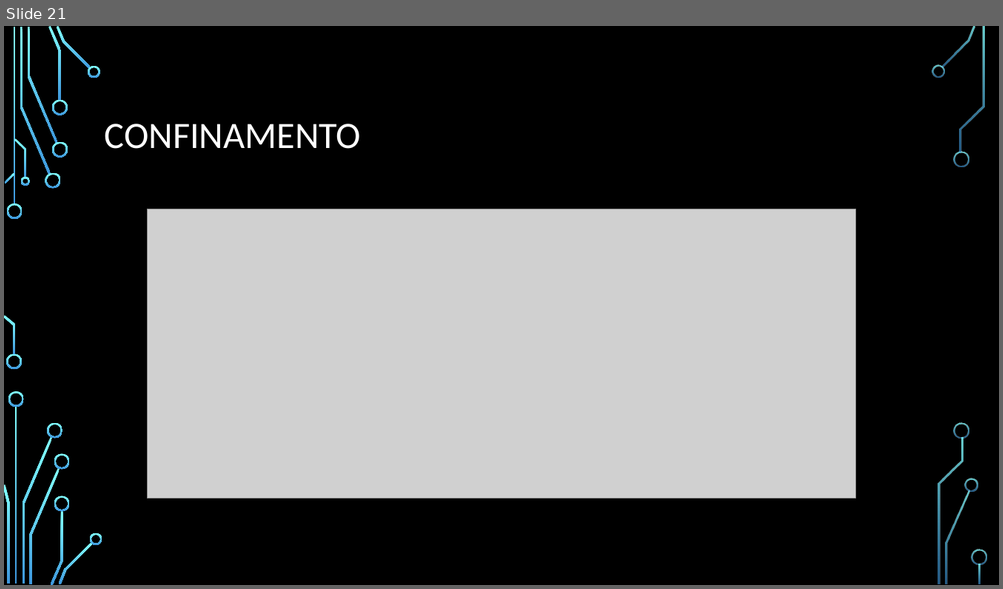
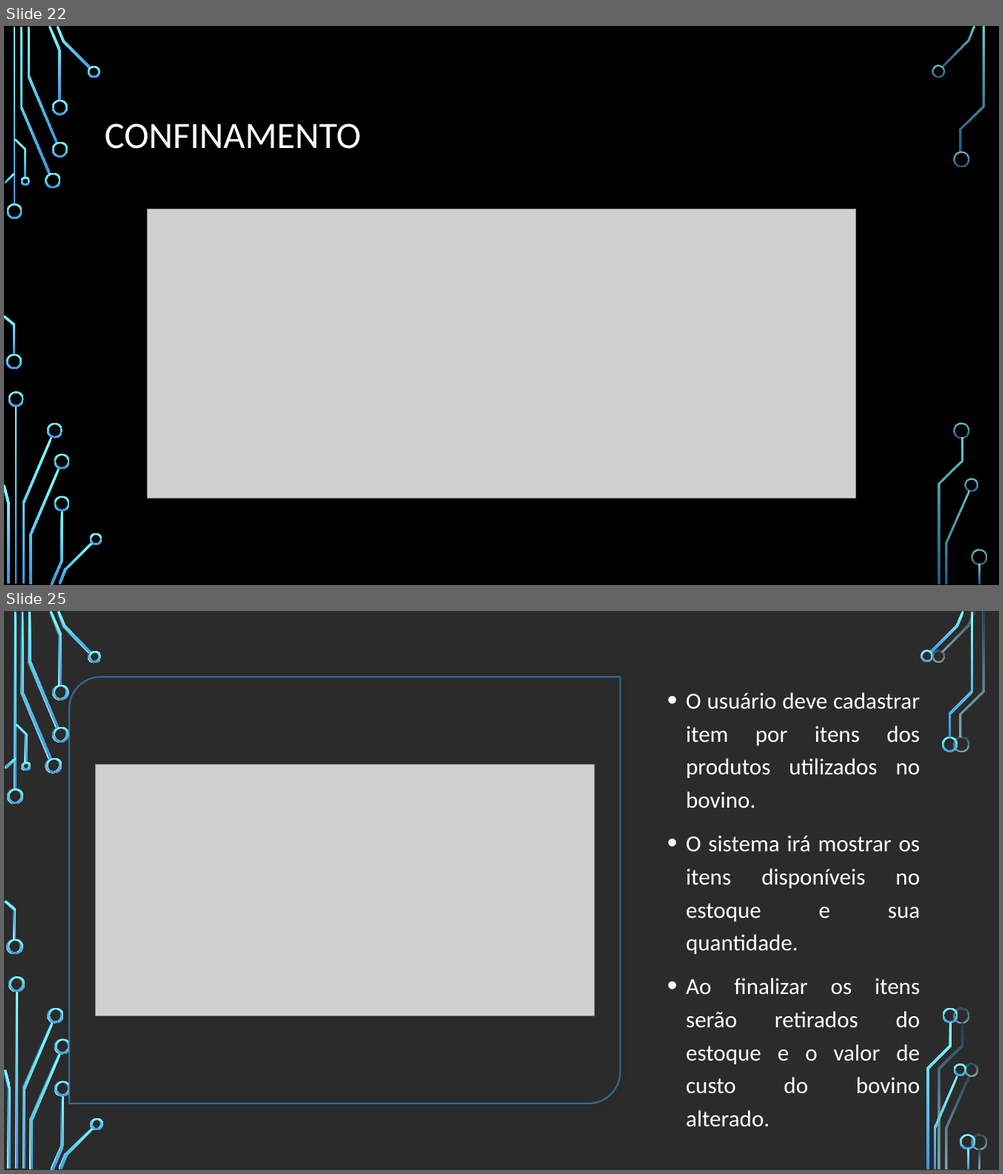
Before and after one commit to chav1985/GerenciamentoBovinos, a slide deck: GerenciamentoBovinos/Documentação/Apresentação/SISTEMA DE GERENCIAMENTO DE BOVINOS.pptx. Shown one above the other, each under a label of ours: slide 21 before the commit, slides 22 and 25 after it; the slides between them are not shown. The pictures are 1003x589 and 1003x1174 pixels, drawn with LibreOffice and Linux fonts; fonts in the diff are those of the drawing; grey boxes stand for pictures; background and template pictures are left out; a plain dark background stands for a picture behind light text. Boxes give left, top, right and bottom in pixels: in the first picture for what was removed or moved away, otherwise in the second. Text is boxed around its words. In the diff, an @@ line names an element or a change of style, - is before the commit and + after.

```diff
--- a/GerenciamentoBovinos/Documentação/Apresentação/SISTEMA DE GERENCIAMENTO DE BOVINOS.pptx
+++ b/GerenciamentoBovinos/Documentação/Apresentação/SISTEMA DE GERENCIAMENTO DE BOVINOS.pptx
@@ slide 25 added at (4,611,999,1170), background picture (left out) @@
@@ round diag rect added at (69,677,620,1103), fill #FFFFFF, outline #3D97DE 1.5 pt @@
@@ text added at (686,692,920,1094), 22.2 pt, text #FFFFFF @@
+• O usuário deve cadastrar item por itens dos produtos utilizados no bovino.
+• O sistema irá mostrar os itens disponíveis no estoque e sua quantidade.
+• Ao finalizar os itens serão retirados do estoque e o valor de custo do bovino alterado.
@@ picture added at (95,765,594,1017) @@
@@ group added at (4,611,976,1170): 33 freeform shapes, 3 rectangles @@
@@ group added at (4,611,987,1170): 33 freeform shapes, 3 rectangles @@
@@ what was slide 21 is now slide 22 @@
```
Also in this commit, not shown: 2 slides changed, 5 other slides added, 1 slide removed.
